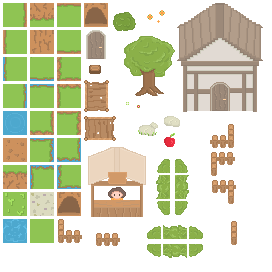
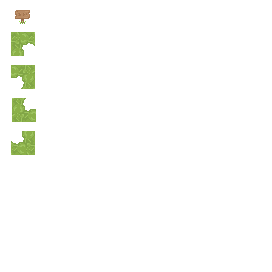
Comparing the layer stacks of the two 272×272 images. Changes:
removed layer "Layer 46" over [3, 3, 81, 189]
removed layer "Layer 24" from group "Tent" over [91, 185, 143, 217]
removed layer "Layer 31" from group "Tent" over [94, 172, 139, 216]
removed layer "Layer 29" from group "Tent" over [88, 147, 146, 185]
removed layer "Layer 34" from group "Tent" over [94, 203, 140, 217]
removed layer "Rectangle 2" from group "Tent" over [91, 186, 141, 217]
removed layer "Layer 30" from group "Tent" over [91, 181, 143, 204]
removed layer "Layer 13" from group "Group 1" over [179, 5, 261, 59]
removed layer "Layer 12" from group "Group 1" over [184, 9, 211, 55]
removed layer "Layer 11" from group "Group 1" over [177, 3, 263, 92]
removed layer "Layer 10" from group "Group 1" over [179, 5, 217, 58]
removed layer "Layer 9" from group "Group 1" over [220, 3, 262, 28]
removed layer "Layer 8" from group "Group 1" over [178, 3, 220, 28]
removed layer "DoorTile" (1st of 2, in "Group 2" › "Group 1") from group "Group 1" over [187, 4, 253, 111]
removed layer "Layer 7" from group "Group 1" over [187, 23, 253, 111]
removed layer "Layer 6" from group "Group 1" over [220, 36, 262, 62]
removed layer "Layer 4" from group "Group 1" over [178, 36, 253, 71]
removed layer "Layer 2" from group "Group 1" over [181, 27, 259, 112]
removed layer "House" from group "Group 1" over [184, 35, 257, 111]
removed layer "DoorTile" (2nd of 2, in "Group 2" › "Group 1") from group "Group 1" over [86, 30, 106, 59]
removed layer "BergTile" from group "Group 1" over [30, 29, 54, 54]
removed layer "Bridge tile" (1st of 2, in "Group 2" › "Group 1") from group "Group 1" over [84, 116, 116, 141]
removed layer "Bridge tile" (2nd of 2, in "Group 2" › "Group 1") from group "Group 1" over [84, 80, 109, 112]
removed layer "Boom" over [124, 36, 175, 96]
…and 64 more changes (5 added, 59 removed)
